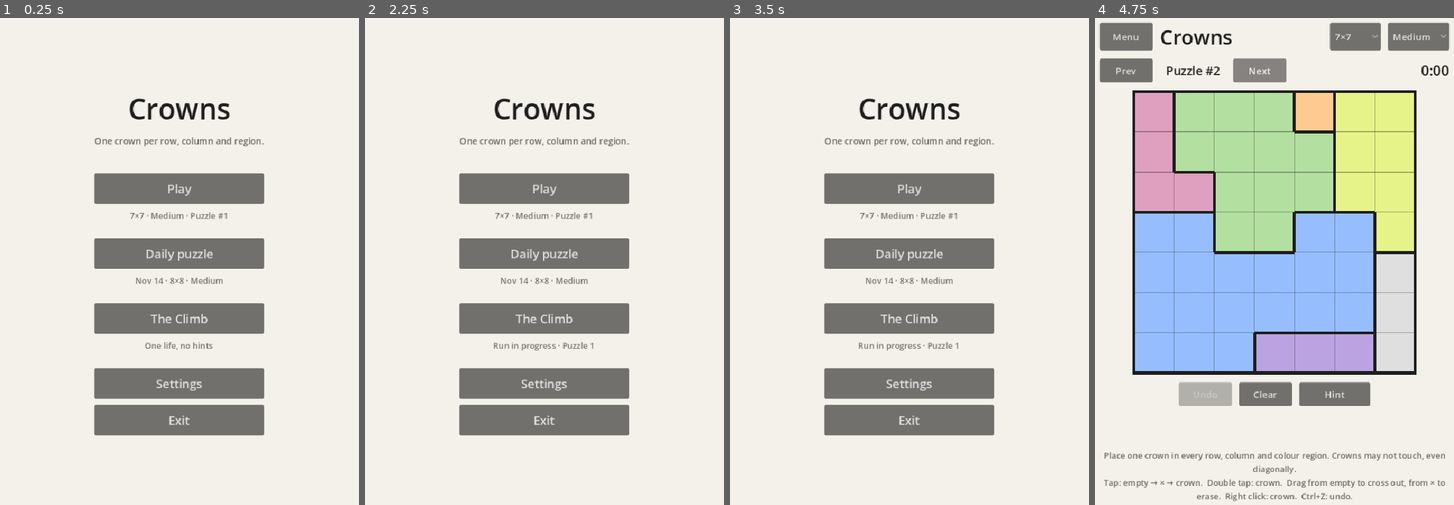
Above: before the commit, frames 1-4 (left to right).
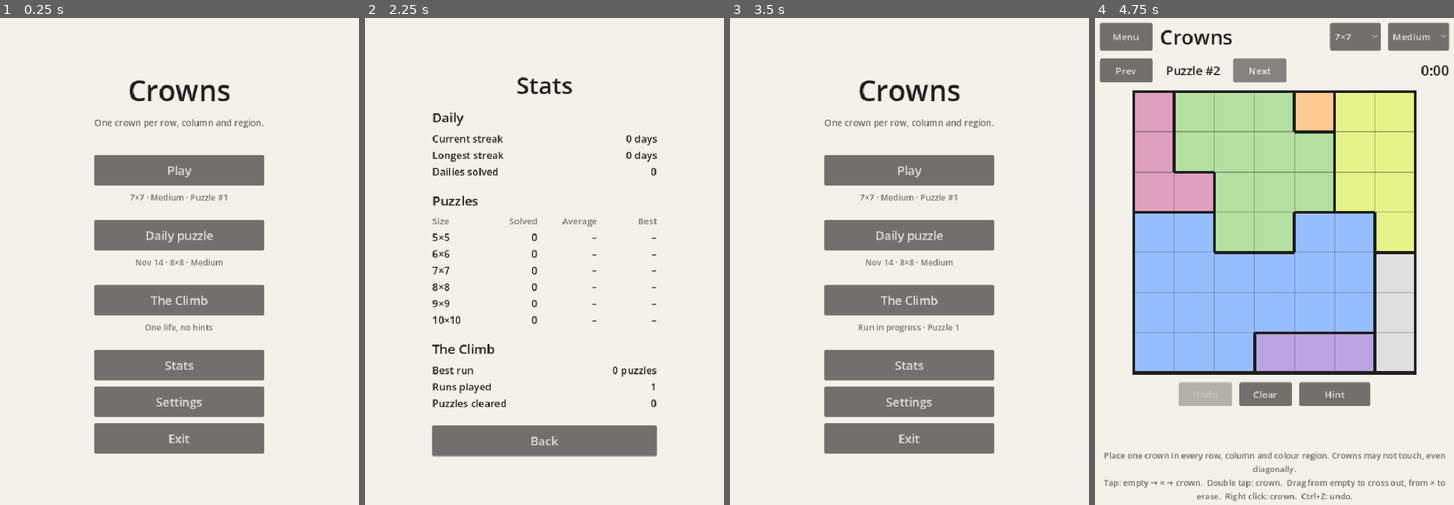
Above: after the commit, the same moments.

Repository: ascteroido/Crowns
Game: Godot game, scene res://main.tscn
The game is run twice, just before and just after one commit, with the same random seed, the same clock (stepped at 60 frames per second) and the same inputs.
Inputs (mouse positions are in pixels of both pictures, inside the frame that each line leads up to):
- Up to frame 1 (0.25 s): no input
- Up to frame 2 (2.25 s): click "The Climb" at 0.5 s; click "Menu" at 1.25 s; click (544, 363) at 2 s, where only the run after the commit has a clickable "Stats"
- Up to frame 3 (3.5 s): click (909, 441) at 2.75 s, where only the run after the commit has a clickable "Back"
- Up to frame 4 (4.75 s): click "Play" at 3.5 s; click "Next" at 4.25 s

The runs differ from the first frame. In frame 1, 19% of the frame differs, in the area x 26-74%, y 12-90%; in frame 2, 21%, in the area x 18-82%, y 12-91%; in frame 3, 19%; in frame 4, nothing differs.

Commit message:
Add daily streaks and a stats screen
Tracks the daily streak (shown on the menu), solves and unhinted times
per board size, and The Climb's runs and clears. Each puzzle counts
once, on its first solve.

Co-Authored-By: Claude Opus 5.5 <noreply@anthropic.com>

Diff:
--- a/scripts/main.gd
+++ b/scripts/main.gd
@@ -7,6 +7,7 @@
 const Grader := preload("res://scripts/grader.gd")
 const Menu := preload("res://scripts/menu.gd")
 const Settings := preload("res://scripts/settings.gd")
+const Stats := preload("res://scripts/stats.gd")
 
 const LIGHT := {"background": Color("f4f1ea"), "text": Color("1e1e1e"), "panel": Color("fffdf8")}
 const DARK := {"background": Color("1c1c1e"), "text": Color("ebe8e1"), "panel": Color("2c2c2f")}
@@ -27,6 +28,8 @@
 	[9, Generator.Difficulty.HARD], [9, Generator.Difficulty.HARD], [10, Generator.Difficulty.HARD],
 ]
 const CHALLENGE_KEY := "challenge"
+## Save section for streaks and per-size totals.
+const STATS := "stats"
 const MONTHS := ["Jan", "Feb", "Mar", "Apr", "May", "Jun", "Jul", "Aug", "Sep", "Oct", "Nov", "Dec"]
 
 ## Where progress and best times are stored; tests point this elsewhere.
@@ -62,6 +65,7 @@
 var _panel_style := StyleBoxFlat.new()
 var _menu: Menu
 var _settings: Settings
+var _stats: Stats
 var _game: Control
 var _size_picker: OptionButton
 var _difficulty_picker: OptionButton
@@ -112,7 +116,7 @@
 
 
 func _unhandled_input(event: InputEvent) -> void:
-	if _settings.visible and event.is_action_pressed("ui_cancel"):
+	if (_settings.visible or _stats.visible) and event.is_action_pressed("ui_cancel"):
 		_show_menu()
 		get_viewport().set_input_as_handled()
 	if not _game.visible:
@@ -136,6 +140,7 @@
 	_menu.continue_chosen.connect(_start.bind(Mode.REGULAR))
 	_menu.daily_chosen.connect(_start.bind(Mode.DAILY))
 	_menu.challenge_chosen.connect(_start.bind(Mode.CHALLENGE))
+	_menu.stats_chosen.connect(_show_stats)
 	_menu.settings_chosen.connect(_show_settings)
 	_menu.exit_chosen.connect(_exit)
 	add_child(_menu)
@@ -147,6 +152,12 @@
 	_settings.auto_cross_toggled.connect(_on_auto_cross_toggled)
 	_settings.back.connect(_show_menu)
 	add_child(_settings)
+
+	_stats = Stats.new()
+	_stats.set_anchors_preset(PRESET_FULL_RECT)
+	_stats.visible = false
+	_stats.back.connect(_show_menu)
+	add_child(_stats)
 
 	_game = Control.new()
 	_game.set_anchors_preset(PRESET_FULL_RECT)
@@ -298,6 +309,7 @@
 	_running = false
 	_game.visible = false
 	_settings.visible = false
+	_stats.visible = false
 	_menu.visible = true
 	var started := _progress.has_section("last")
 	var today := _today()
@@ -308,6 +320,9 @@
 		daily_detail = "Solved in %s" % _format_time(best)
 	elif _progress.get_value("solved", _daily_key(today), false):
 		daily_detail = "Solved (hints used)"
+	var streak := _current_streak()
+	if streak > 0:
+		daily_detail += " · %s streak" % _days(streak)
 	var best_run: int = _progress.get_value(CHALLENGE_KEY, "best", 0)
 	var challenge_detail := "One life, no hints"
 	if not _run.is_empty():
@@ -322,6 +337,69 @@
 func _exit() -> void:
 	_save_board()
 	get_tree().quit()
+
+
+func _show_stats() -> void:
+	var daily := [
+		["Current streak", _days(_current_streak())],
+		["Longest streak", _days(_progress.get_value(STATS, "longest_streak", 0))],
+		["Dailies solved", _progress.get_value(STATS, "dailies_solved", 0)],
+	]
+	var sizes := []
+	for size: int in SIZES:
+		var timed: int = _progress.get_value(STATS, "timed_%d" % size, 0)
+		var total: float = _progress.get_value(STATS, "time_%d" % size, 0.0)
+		var best: float = _progress.get_value(STATS, "best_%d" % size, INF)
+		sizes.append(["%d×%d" % [size, size], _progress.get_value(STATS, "solved_%d" % size, 0),
+				_format_time(total / timed) if timed > 0 else "–", _format_time(best) if best != INF else "–"])
+	var climb := [
+		["Best run", _puzzles(_progress.get_value(CHALLENGE_KEY, "best", 0))],
+		["Runs played", _progress.get_value(STATS, "climb_runs", 0)],
+		["Puzzles cleared", _progress.get_value(STATS, "climb_solved", 0)],
+	]
+	_stats.set_stats(daily, sizes, climb)
+	_menu.visible = false
+	_stats.visible = true
+
+
+## Counts a puzzle's first solve; only solves without hints count towards times.
+func _record_solve(size: int, hinted: bool, seconds: float) -> void:
+	_add_stat("solved_%d" % size, 1)
+	if hinted:
+		return
+	_add_stat("timed_%d" % size, 1)
+	_add_stat("time_%d" % size, seconds)
+	if seconds < _progress.get_value(STATS, "best_%d" % size, INF):
+		_progress.set_value(STATS, "best_%d" % size, seconds)
+
+
+## Extends the streak when the previous solved daily was the day before.
+func _record_daily(date: String) -> void:
+	_add_stat("dailies_solved", 1)
+	var last: String = _progress.get_value(STATS, "last_daily", "")
+	var streak: int = _progress.get_value(STATS, "streak", 0)
+	streak = streak + 1 if last == _day_before(date) else 1
+	_progress.set_value(STATS, "streak", streak)
+	_progress.set_value(STATS, "last_daily", date)
+	if streak > _progress.get_value(STATS, "longest_streak", 0):
+		_progress.set_value(STATS, "longest_streak", streak)
+
+
+## The streak stays alive until a whole day passes without solving the daily.
+func _current_streak() -> int:
+	var last: String = _progress.get_value(STATS, "last_daily", "")
+	var today := _today()
+	if last != today and last != _day_before(today):
+		return 0
+	return _progress.get_value(STATS, "streak", 0)
+
+
+func _add_stat(key: String, amount: Variant) -> void:
+	_progress.set_value(STATS, key, _progress.get_value(STATS, key, 0) + amount)
+
+
+func _day_before(date: String) -> String:
+	return Time.get_date_string_from_unix_time(Time.get_unix_time_from_datetime_string(date) - 86400)
 
 
 func _show_settings() -> void:
@@ -386,6 +464,7 @@
 func _new_run() -> void:
 	_run = {"seed": randi(), "level": 1, "elapsed": 0.0}
 	_progress.set_value(CHALLENGE_KEY, "run", _run)
+	_add_stat("climb_runs", 1)
 	_progress.save(save_path)
 
 
@@ -693,6 +772,7 @@
 		_run.level += 1
 		_run.elapsed = _elapsed
 		_progress.set_value(CHALLENGE_KEY, "run", _run)
+		_add_stat("climb_solved", 1)
 		_progress.save(save_path)
 		_win_label.text = "%s solved · %s" % [_puzzles(solved), _format_time(_elapsed)]
 		_update_best()
@@ -704,6 +784,10 @@
 	var record := not _hinted and _elapsed < best
 	if record:
 		_progress.set_value("best", key, _elapsed)
+	if not _progress.get_value("solved", key, false):
+		_record_solve(_board.size, _hinted, _elapsed)
+		if _mode == Mode.DAILY:
+			_record_daily(_daily_date)
 	_progress.set_value("solved", key, true)
 	_progress.save(save_path)
 	var note := "  (hints used)" if _hinted else "  (new best!)" if record and best != INF else ""
@@ -774,6 +858,10 @@
 	return "%d puzzle%s" % [count, "" if count == 1 else "s"]
 
 
+func _days(count: int) -> String:
+	return "%d day%s" % [count, "" if count == 1 else "s"]
+
+
 func _format_time(seconds: float) -> String:
 	var total := int(seconds)
 	return "%d:%02d" % [total / 60, total % 60]
--- a/scripts/menu.gd
+++ b/scripts/menu.gd
@@ -4,12 +4,14 @@
 signal continue_chosen
 signal daily_chosen
 signal challenge_chosen
+signal stats_chosen
 signal settings_chosen
 signal exit_chosen
 
 var continue_button: Button
 var daily_button: Button
 var challenge_button: Button
+var stats_button: Button
 var settings_button: Button
 var exit_button: Button
 var _continue_detail: Label
@@ -54,6 +56,9 @@
 	box.add_child(_challenge_detail)
 	box.add_child(_gap(8))
 
+	stats_button = _button("Stats", stats_chosen.emit)
+	box.add_child(stats_button)
+
 	settings_button = _button("Settings", settings_chosen.emit)
 	box.add_child(settings_button)
 
--- /dev/null
+++ b/scripts/stats.gd
@@ -0,0 +1,92 @@
+extends Control
+## Stats screen: daily streaks, solves and times per size, and The Climb.
+
+signal back
+
+var _box: VBoxContainer
+var _content: VBoxContainer
+
+
+func _ready() -> void:
+	var center := CenterContainer.new()
+	center.set_anchors_preset(PRESET_FULL_RECT)
+	add_child(center)
+	_box = VBoxContainer.new()
+	_box.custom_minimum_size.x = 380
+	_box.add_theme_constant_override("separation", 12)
+	center.add_child(_box)
+
+	var title := _label("Stats", 40)
+	title.horizontal_alignment = HORIZONTAL_ALIGNMENT_CENTER
+	_box.add_child(title)
+	_content = VBoxContainer.new()
+	_content.add_theme_constant_override("separation", 8)
+	_box.add_child(_content)
+
+	var back_button := Button.new()
+	back_button.text = "Back"
+	back_button.custom_minimum_size = Vector2(0, 52)
+	back_button.add_theme_font_size_override("font_size", 20)
+	back_button.pressed.connect(back.emit)
+	_box.add_child(back_button)
+
+
+## `daily` and `climb` are [label, value] pairs; `sizes` rows are
+## [size label, solved, average, best].
+func set_stats(daily: Array, sizes: Array, climb: Array) -> void:
+	for child in _content.get_children():
+		child.queue_free()
+	_section("Daily", _pairs(daily))
+	var table := GridContainer.new()
+	table.columns = 4
+	table.add_theme_constant_override("h_separation", 24)
+	table.add_theme_constant_override("v_separation", 4)
+	for heading in ["Size", "Solved", "Average", "Best"]:
+		var cell := _table_cell(heading, 15, table.get_child_count())
+		cell.modulate = Color(1, 1, 1, 0.6)
+		table.add_child(cell)
+	for row: Array in sizes:
+		for value in row:
+			table.add_child(_table_cell(str(value), 17, table.get_child_count()))
+	_section("Puzzles", table)
+	_section("The Climb", _pairs(climb))
+
+
+func _section(heading: String, body: Control) -> void:
+	var label := _label(heading, 22)
+	_content.add_child(label)
+	_content.add_child(body)
+	var gap := Control.new()
+	gap.custom_minimum_size.y = 6
+	_content.add_child(gap)
+
+
+func _pairs(pairs: Array) -> GridContainer:
+	var grid := GridContainer.new()
+	grid.columns = 2
+	grid.add_theme_constant_override("h_separation", 24)
+	grid.add_theme_constant_override("v_separation", 4)
+	for pair: Array in pairs:
+		var name := _label(pair[0], 17)
+		name.size_flags_horizontal = SIZE_EXPAND_FILL
+		grid.add_child(name)
+		var value := _label(str(pair[1]), 17)
+		value.horizontal_alignment = HORIZONTAL_ALIGNMENT_RIGHT
+		grid.add_child(value)
+	return grid
+
+
+## Fills the width like the label/value lists, with numbers right-aligned.
+func _table_cell(text: String, font_size: int, index: int) -> Label:
+	var label := _label(text, font_size)
+	label.size_flags_horizontal = SIZE_EXPAND_FILL
+	if index % 4 > 0:
+		label.horizontal_alignment = HORIZONTAL_ALIGNMENT_RIGHT
+	return label
+
+
+func _label(text: String, font_size: int) -> Label:
+	var label := Label.new()
+	label.text = text
+	label.add_theme_font_size_override("font_size", font_size)
+	return label
--- a/tests/ui_test.gd
+++ b/tests/ui_test.gd
@@ -217,7 +217,7 @@
 	await _frames(3)
 	_expect(main._win_overlay.visible and not main._next_puzzle_button.visible, "daily win has no next puzzle")
 	main._show_menu()
-	_expect(main._menu._daily_detail.text == "Solved (hints used)", "menu shows the daily as solved")
+	_expect(main._menu._daily_detail.text.begins_with("Solved (hints used)"), "menu shows the daily as solved")
 
 	main._menu.continue_button.pressed.emit()
 	await _frames(10)
@@ -297,6 +297,8 @@
 	graded.queue_free()
 	await _frames(2)
 	await _check_challenge()
+	await _frames(2)
+	await _check_stats()
 
 	DirAccess.remove_absolute(ProjectSettings.globalize_path(TEST_SAVE))
 	print("FAILURES: %d" % failures)
@@ -383,6 +385,67 @@
 	game.queue_free()
 
 
+func _check_stats() -> void:
+	var game: Control = load("res://main.tscn").instantiate()
+	game.save_path = TEST_SAVE
+	root.add_child(game)
+	await _frames(3)
+	var progress: ConfigFile = game._progress
+
+	# Earlier in this run: a hinted 7x7, a hinted daily and two Climb runs with one clear.
+	_expect(progress.get_value("stats", "solved_7", 0) >= 1 and progress.get_value("stats", "timed_7", 0) == 0,
+			"hinted solves count as solved but not timed")
+	_expect(progress.get_value("stats", "dailies_solved", 0) == 1 and game._current_streak() == 1, "solving the daily starts a streak")
+	_expect(game._menu._daily_detail.text.ends_with("1 day streak"), "menu shows the daily streak")
+	_expect(progress.get_value("stats", "climb_runs", 0) == 2 and progress.get_value("stats", "climb_solved", 0) == 1,
+			"Climb runs and clears are counted")
+
+	# An unhinted solve is timed; solving the same puzzle again isn't counted twice.
+	game._menu.continue_button.pressed.emit()
+	await _frames(10)
+	game._size_picker.select(0)
+	game._on_size_selected(0)
+	await _frames(10)
+	for attempt in 2:
+		var board: Board = game._board
+		game._elapsed = 40.0
+		for row in board.size:
+			await _right_click(game._view, Vector2i(row, board.solution[row]))
+		game._go_to(1)
+		await _frames(10)
+	_expect(progress.get_value("stats", "solved_5", 0) == 1, "a puzzle counts once however often it's solved")
+	_expect(progress.get_value("stats", "timed_5", 0) == 1 and progress.get_value("stats", "best_5", INF) < 41.0,
+			"unhinted solves record their time")
+
+	# Streak dates.
+	_expect(game._day_before("2026-03-01") == "2026-02-28" and game._day_before("2028-03-01") == "2028-02-29"
+			and game._day_before("2027-01-01") == "2026-12-31", "the day before handles month, leap year and year ends")
+	var today: String = game._today()
+	progress.set_value("stats", "last_daily", game._day_before(today))
+	progress.set_value("stats", "streak", 4)
+	_expect(game._current_streak() == 4, "a streak survives until today's daily is due")
+	game._record_daily(today)
+	_expect(game._current_streak() == 5 and progress.get_value("stats", "longest_streak", 0) == 5, "solving the next day extends the streak")
+	progress.set_value("stats", "last_daily", game._day_before(game._day_before(today)))
+	_expect(game._current_streak() == 0, "missing a day breaks the streak")
+	game._record_daily(today)
+	_expect(progress.get_value("stats", "streak", 0) == 1 and progress.get_value("stats", "longest_streak", 0) == 5,
+			"a new streak starts at 1 and keeps the longest")
+
+	game._show_menu()
+	game._menu.stats_button.pressed.emit()
+	await _frames(3)
+	_expect(game._stats.visible and not game._menu.visible, "stats opens from the menu")
+	var texts := []
+	for label in game._stats.find_children("*", "Label", true, false):
+		texts.append(label.text)
+	_expect(texts.has("5×5") and texts.has("0:40") and texts.has("5 days"), "stats screen shows sizes, times and streaks")
+	_screenshot("stats.png")
+	game._stats.back.emit()
+	_expect(game._menu.visible and not game._stats.visible, "back returns from stats")
+	game.queue_free()
+
+
 func _cell_center(view: Control, cell: Vector2i) -> Vector2:
 	var cs: float = view._cell_size()
 	return view._origin() + (Vector2(cell.y, cell.x) + Vector2(0.5, 0.5)) * cs
Not shown, added: scripts/stats.gd.uid
Not shown, changed: TODO.md
